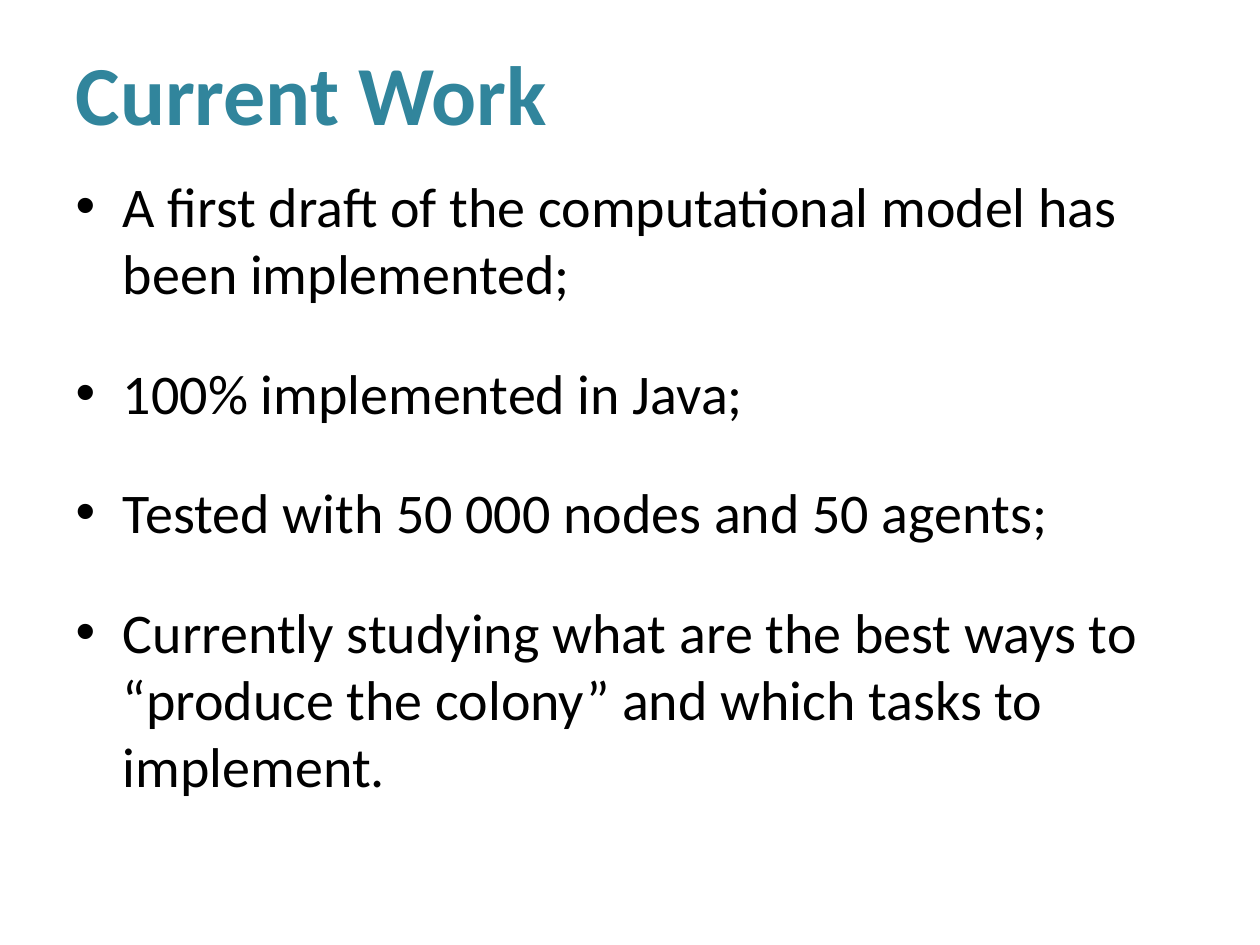
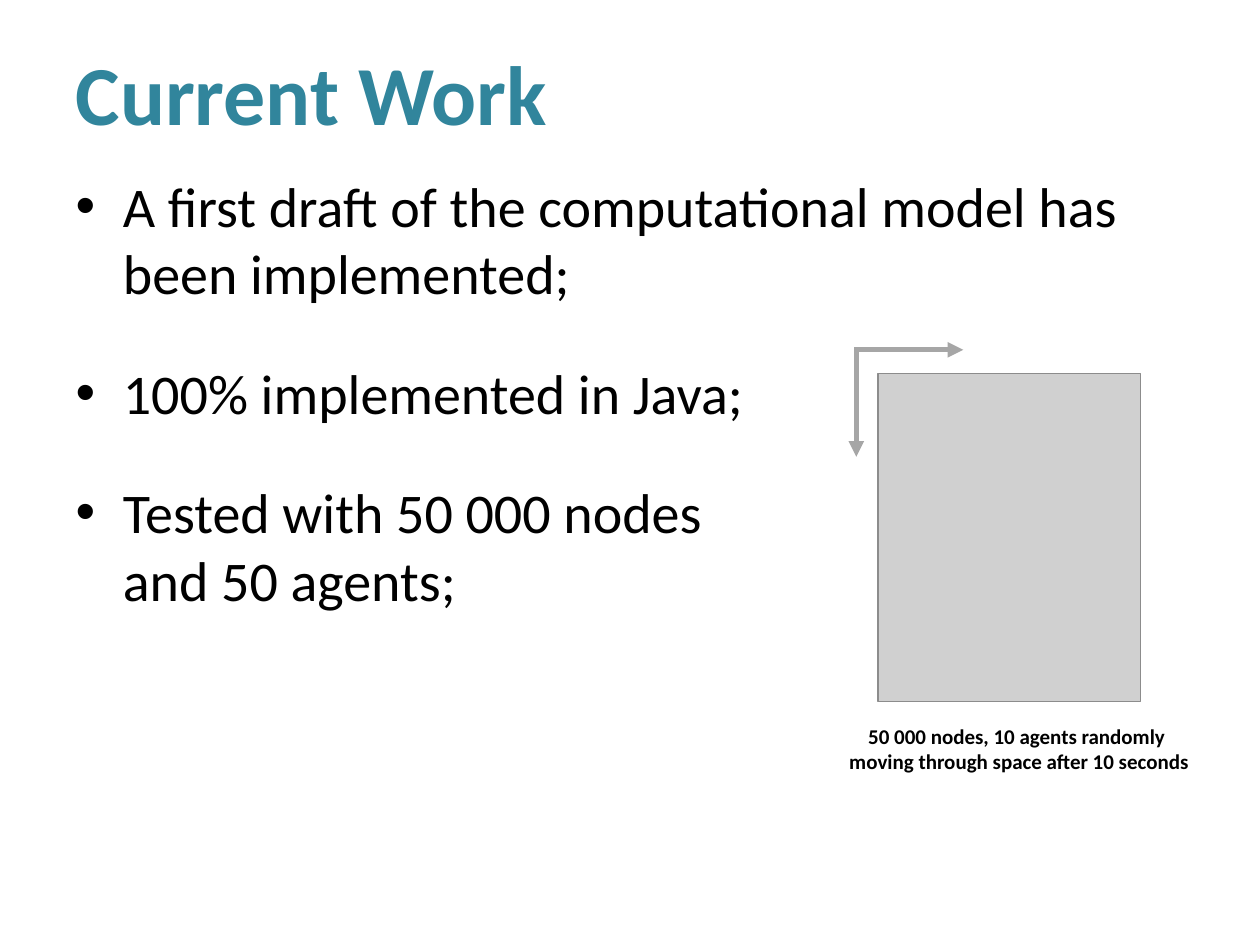
Before and after one commit to luiz-filipe/msc-project, a slide deck: slide 11 of presentation-june/Presentation.pptx. Drawn at 1260x945 pixels with LibreOffice and Linux fonts; fonts in the diff are those of the drawing; grey boxes stand for pictures; background and template pictures are left out. Boxes give left, top, right and bottom in pixels: in the first picture for what was removed or moved away, otherwise in the second. Text is boxed around its words. In the diff, an @@ line names an element or a change of style, - is before the commit and + after.

```diff
--- a/presentation-june/Presentation.pptx
+++ b/presentation-june/Presentation.pptx
@@ text at [123, 614, 1137, 796]: paragraph removed @@
-• Currently studying what are the best ways to “produce the colony” and which tasks to implement.
@@ group added at [849, 348, 1189, 773]: 2 arrows, 1 picture, 1 text @@
+50 000 nodes, 10 agents randomly
+moving through space after 10 seconds
```
Also in this commit, not shown: 1 other slide changed, 1 slide removed, 6 other files.
